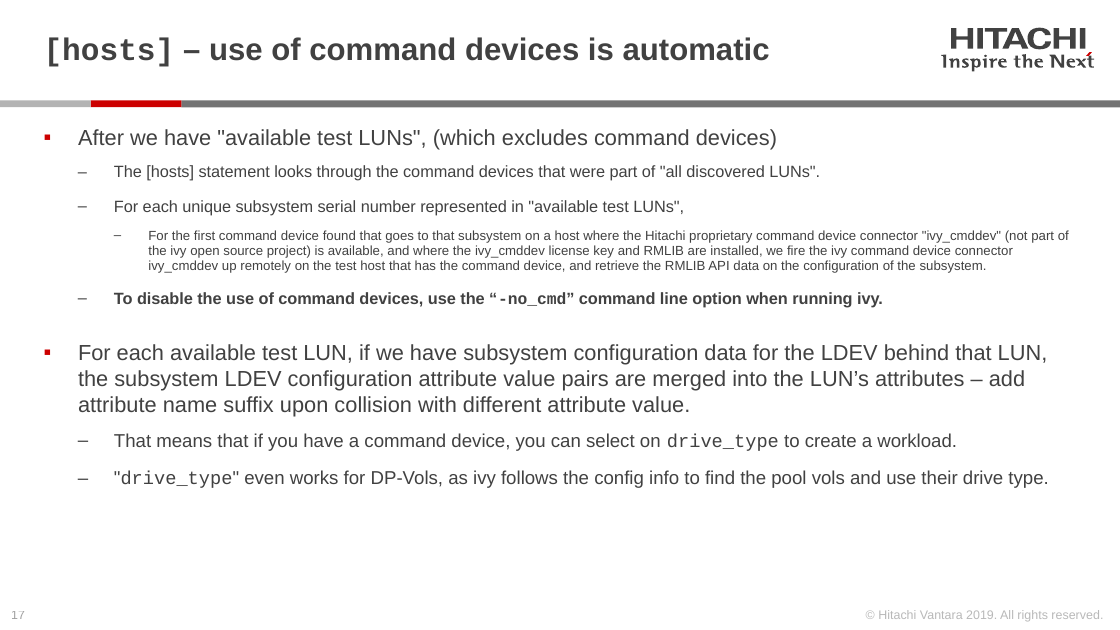
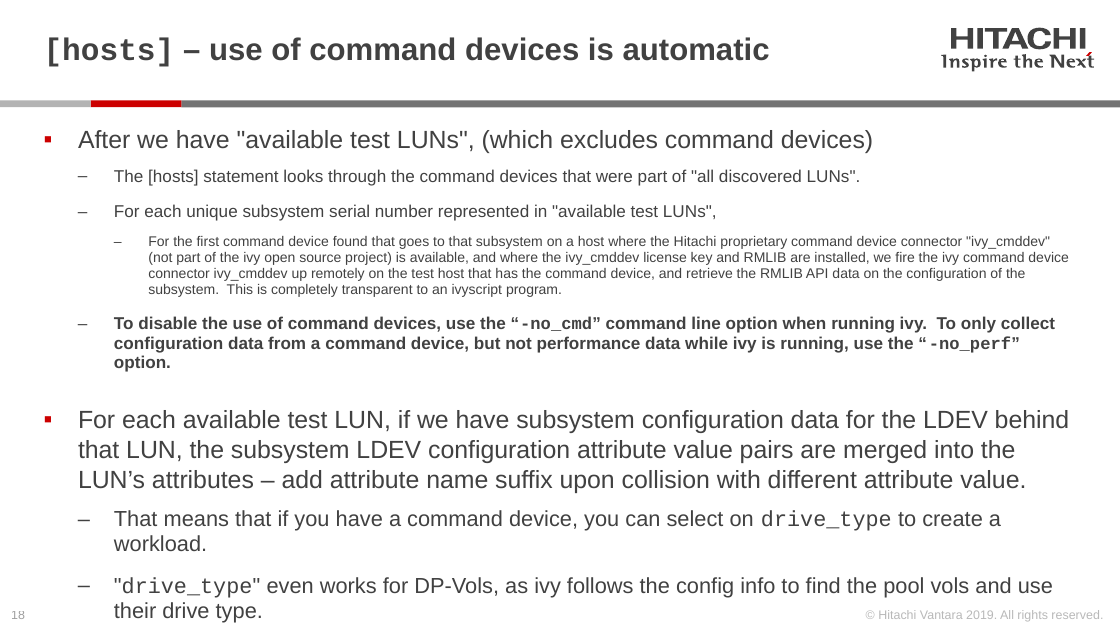
Before and after one commit to Hitachi-Data-Systems/ivy, a slide deck: slide 18 of doc/Programming the ivy engine.pptx (slide 17 before the commit). Drawn at 1120x630 pixels with LibreOffice and Linux fonts; fonts in the diff are those of the drawing. Boxes give left, top, right and bottom in pixels: in the first picture for what was removed or moved away, otherwise in the second. Text is boxed around its words. In the diff, an @@ line names an element or a change of style, - is before the commit and + after.

Commit message:
version 3.20.00
- changed VolumeCoverageFractionStart to RangeStart, etc.
- added dedupe_method workload parameter.  Supports "serpentine" and "target_spread" with stub for future "constant_ratio"
- Fixed test host CPU % busy, which previously was dividing the CPU busy by the number of measurement subintervals
- Added "active" core count and % busy.  These are the cores (actually hyperthreads) that are driving I/O.
- Removed -hyperthread command line option, which is now the default, and added -one_thread_per_core.

```diff
--- a/doc/Programming the ivy engine.pptx
+++ b/doc/Programming the ivy engine.pptx
@@ text at (x1=78, y1=130, x2=1070, y2=622): size 14 to 16 pt in "After we have "available test LUNs", (which ...", "For each available test LUN, if we ..."; size 10.5 to 11 pt in "The [hosts] statement looks through the command ...", "For each unique subsystem serial number represented ..."; size 12 to 14 pt in "That means that if you have a ...", ""drive_type" even works for DP-Vols, as ivy ..." @@
@@ text at (x1=114, y1=236, x2=1068, y2=372): text changed; size 8.5 to 9 pt @@
-    ‒ For the first command device found that goes to that subsystem on a host where the Hitachi proprietary command device connector "ivy_cmddev" (not part of the ivy open source project) is available, and where the ivy_cmddev license key and RMLIB are installed, we fire the ivy command device connector ivy_cmddev up remotely on the test host that has the command device, and retrieve the RMLIB API data on the configuration of the subsystem.
-  ‒ To disable the use of command devices, use the “-no_cmd” command line option when running ivy.
+    ‒ For the first command device found that goes to that subsystem on a host where the Hitachi proprietary command device connector "ivy_cmddev" (not part of the ivy open source project) is available, and where the ivy_cmddev license key and RMLIB are installed, we fire the ivy command device connector ivy_cmddev up remotely on the test host that has the command device, and retrieve the RMLIB API data on the configuration of the subsystem. This is completely transparent to an ivyscript program.
+  ‒ To disable the use of command devices, use the “-no_cmd” command line option when running ivy. To only collect configuration data from a command device, but not performance data while ivy is running, use the “-no_perf” option.
@@ page number at (x1=11, y1=611, x2=25, y2=619): text changed @@
-17
+18
```
Also in this commit, not shown: 27 other slides changed, 2 slides added, 24 other files.
